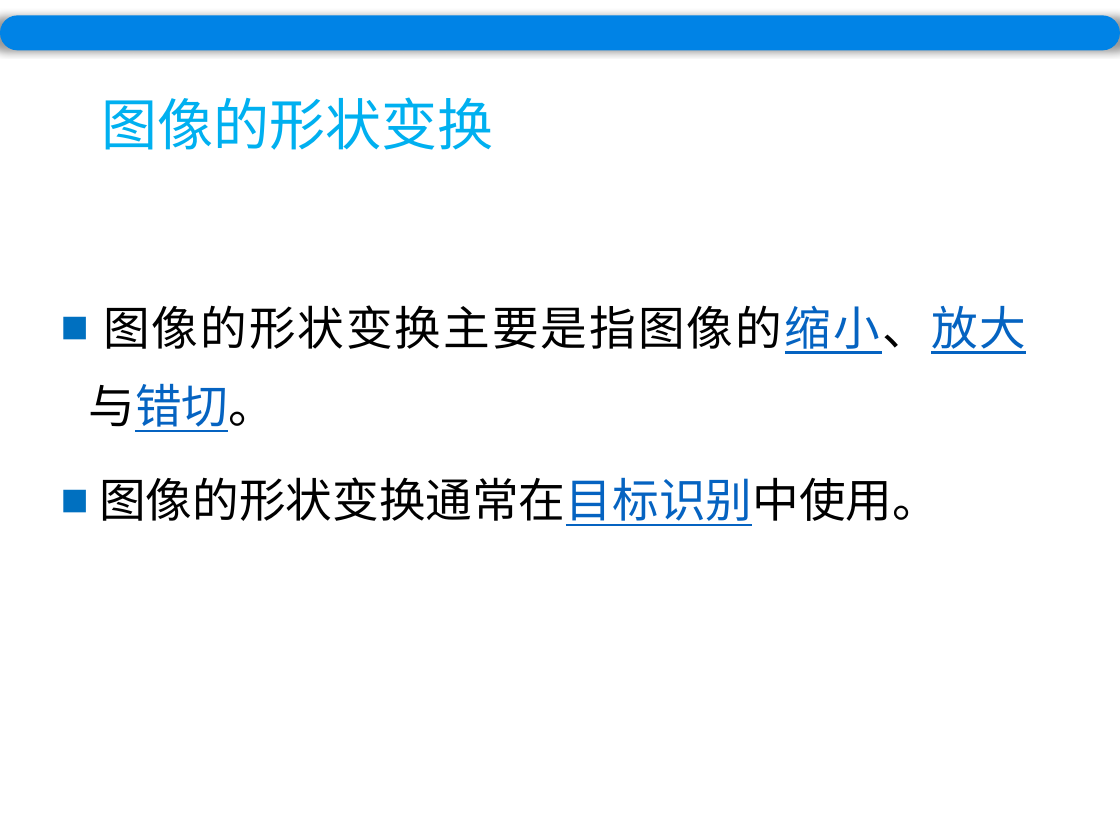
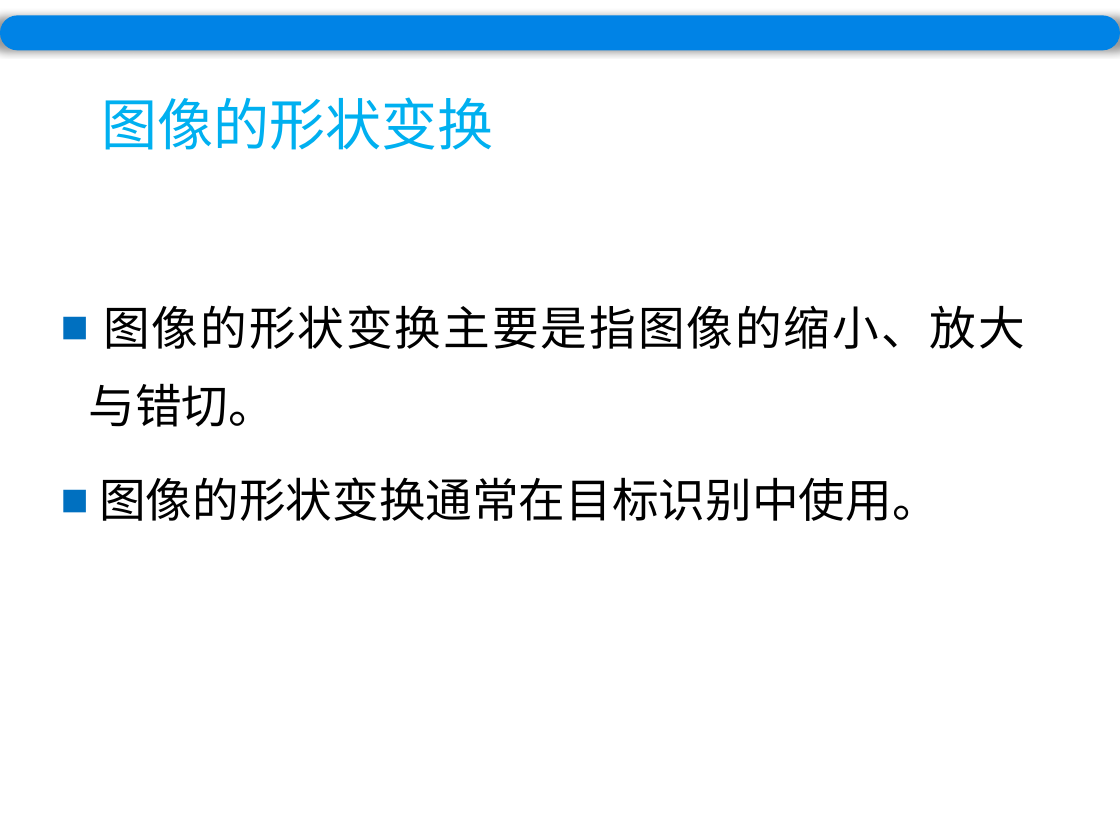
Before and after one commit to wuyirui/wuyirui.github.io, a slide deck: slide 6 of ppt/Chapter7.pptx. Drawn at 1120x840 pixels with LibreOffice and Linux fonts; fonts in the diff are those of the drawing. Boxes give left, top, right and bottom in pixels: in the first picture for what was removed or moved away, otherwise in the second. Text is boxed around its words. In the diff, an @@ line names an element or a change of style, - is before the commit and + after.

```diff
--- a/ppt/Chapter7.pptx
+++ b/ppt/Chapter7.pptx
@@ text "图像的形状变换主要是指图像的缩小、放大与错切。" at (89,305,1025,521): text colour #0563C1 to #000000, underline off in "图像的形状变换主要是指图像的缩小、放大与错切。", "图像的形状变换通常在目标识别中使用。" @@
```
Also in this commit, not shown: 40 other slides changed, 5 slides added, 2 slides removed, 7 other files.
